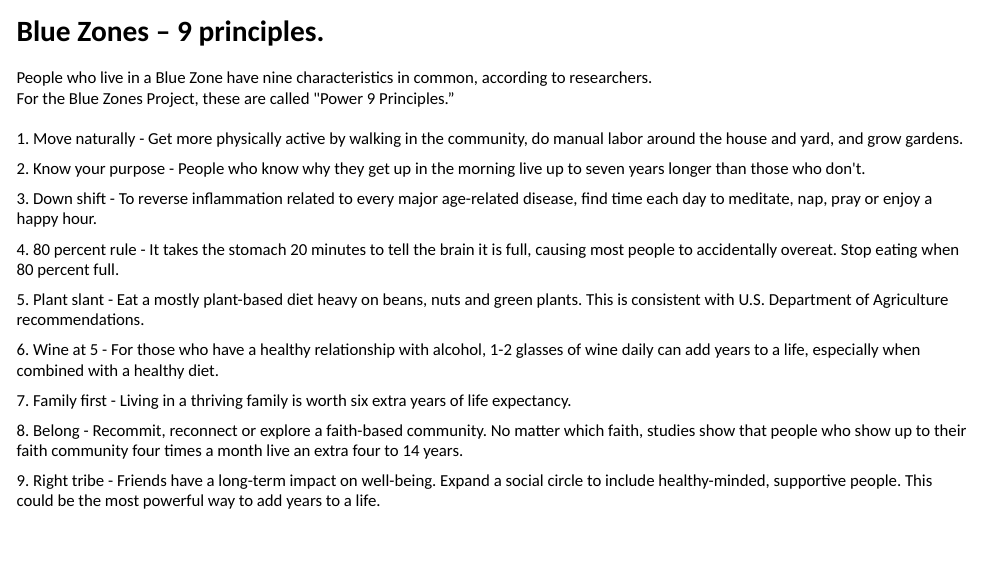
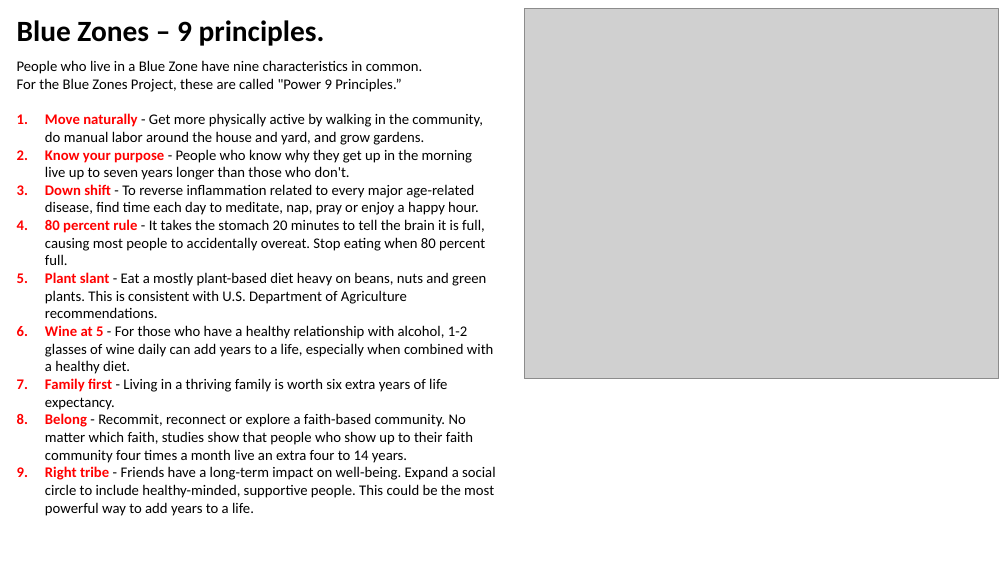
Before and after one commit to lselector/misc, a slide deck: slide 19 of _Life_Lose_Weight.pptx (slide 15 before the commit). Drawn at 1008x567 pixels with LibreOffice and Linux fonts; fonts in the diff are those of the drawing; grey boxes stand for pictures. Boxes give left, top, right and bottom in pixels: in the first picture for what was removed or moved away, otherwise in the second. Text is boxed around its words. In the diff, an @@ line names an element or a change of style, - is before the commit and + after.

```diff
--- a/_Life_Lose_Weight.pptx
+++ b/_Life_Lose_Weight.pptx
@@ picture added at box(524, 8, 999, 379) @@
@@ text at box(17, 60, 496, 516): text changed; size 16 to 14 pt @@
-People who live in a Blue Zone have nine characteristics in common, according to researchers.
-For the Blue Zones Project, these are called "Power 9 Principles.”
-1. Move naturally - Get more physically active by walking in the community, do manual labor around the house and yard, and grow gardens.
-2. Know your purpose - People who know why they get up in the morning live up to seven years longer than those who don't.
-3. Down shift - To reverse inflammation related to every major age-related disease, find time each day to meditate, nap, pray or enjoy a happy hour.
-4. 80 percent rule - It takes the stomach 20 minutes to tell the brain it is full, causing most people to accidentally overeat. Stop eating when 80 percent full.
-5. Plant slant - Eat a mostly plant-based diet heavy on beans, nuts and green plants. This is consistent with U.S. Department of Agriculture recommendations.
-6. Wine at 5 - For those who have a healthy relationship with alcohol, 1-2 glasses of wine daily can add years to a life, especially when combined with a healthy diet.
-7. Family first - Living in a thriving family is worth six extra years of life expectancy.
-8. Belong - Recommit, reconnect or explore a faith-based community. No matter which faith, studies show that people who show up to their faith community four times a month live an extra four to 14 years.
-9. Right tribe - Friends have a long-term impact on well-being. Expand a social circle to include healthy-minded, supportive people. This could be the most powerful way to add years to a life.
+People who live in a Blue Zone have nine characteristics in common.
+For the Blue Zones Project, these are called "Power 9 Principles.”
+1. Move naturally - Get more physically active by walking in the community, do manual labor around the house and yard, and grow gardens.
+2. Know your purpose - People who know why they get up in the morning live up to seven years longer than those who don't.
+3. Down shift - To reverse inflammation related to every major age-related disease, find time each day to meditate, nap, pray or enjoy a happy hour.
+4. 80 percent rule - It takes the stomach 20 minutes to tell the brain it is full, causing most people to accidentally overeat. Stop eating when 80 percent full.
+5. Plant slant - Eat a mostly plant-based diet heavy on beans, nuts and green plants. This is consistent with U.S. Department of Agriculture recommendations.
+6. Wine at 5 - For those who have a healthy relationship with alcohol, 1-2 glasses of wine daily can add years to a life, especially when combined with a healthy diet.
+7. Family first - Living in a thriving family is worth six extra years of life expectancy.
+8. Belong - Recommit, reconnect or explore a faith-based community. No matter which faith, studies show that people who show up to their faith community four times a month live an extra four to 14 years.
+9. Right tribe - Friends have a long-term impact on well-being. Expand a social circle to include healthy-minded, supportive people. This could be the most powerful way to add years to a life.
```
Also in this commit, not shown: 11 other slides changed, 5 slides added, 1 slide removed.
